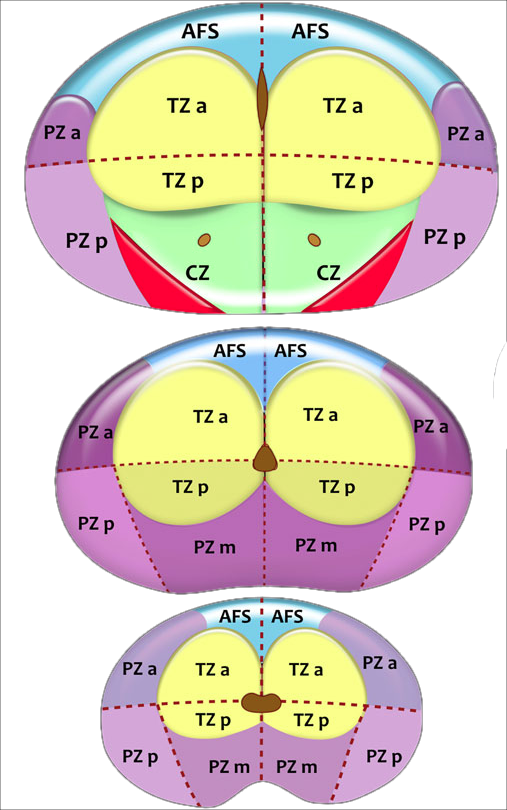
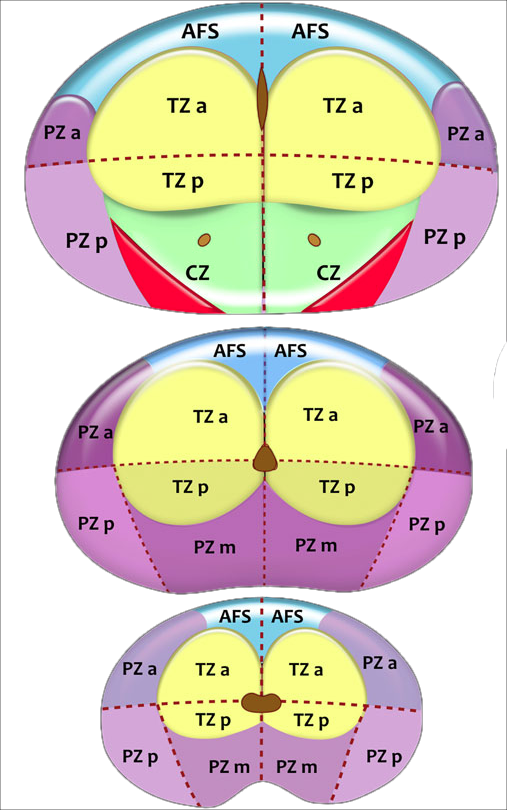
Revision of a layered 507 × 810 image; what changed, layer by layer:
pixels changed over left=53, top=3, right=461, bottom=611 (layer not identified)
